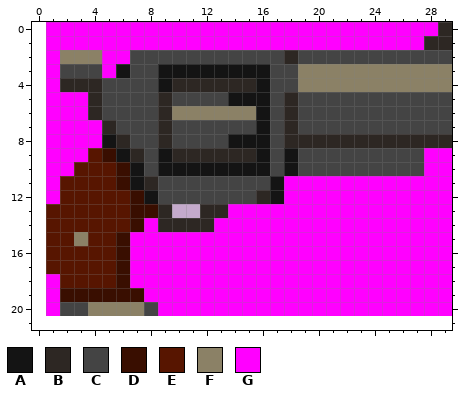
One commit to this pixel-art sprite: DirectX11_2D_YooJaeJun/Contents/Images/EnterTheGungeon/Enemy_0/Weapon_0.png. Above is the file before it was changed.
The file is 29x21 pixels. The old version is drawn lined up with the new one, on the new canvas.
Palette (. is transparent): A #141414  B #2d2723  C #444444  D #390e00  E #571500  F #8b8166  G #ff00ff
Pixels before, first column x 1:
 0 GGGGGGGGGGGGGGGGGGGGGGGGGGGGB
 1 GGGGGGGGGGGGGGGGGGGGGGGGGGGBB
 2 GFFFGGCCCCCCCCCCCBCCCCCCCCCCC
 3 GCCCGACCAAAAAAAACCFFFFFFFFFFF
 4 GBBBCCCCABBBBBBACCFFFFFFFFFFF
 5 GGGBCCCCBCCCCAAACBCCCCCCCCCCC
 6 GGGBCCCCBFFFFFFACBCCCCCCCCCCC
 7 GGGGBCCCBCCCCCCACBCCCCCCCCCCC
 8 GGGGABCCBCCCCAAACBBBBBBBBBBBB
 9 GGGEDABCABBBBBBACACCCCCCCCCGG
10 GGEEEDACAAAAAAAACACCCCCCCCCGG
11 GEEEEDABCCCCCCCCAGGGGGGGGGGGG
12 GEEEEEDACCCCCCCBAGGGGGGGGGGGG
13 EEEEEEDDB..BBGGGGGGGGGGGGGGGG
14 EEEEEEDGBBBBGGGGGGGGGGGGGGGGG
15 EEFEEDGGGGGGGGGGGGGGGGGGGGGGG
16 EEEEEDGGGGGGGGGGGGGGGGGGGGGGG
17 EEEEEDGGGGGGGGGGGGGGGGGGGGGGG
18 GEEEEDGGGGGGGGGGGGGGGGGGGGGGG
19 GDDDDDDGGGGGGGGGGGGGGGGGGGGGG
20 GCCFFFFCGGGGGGGGGGGGGGGGGGGGG
Once edited:
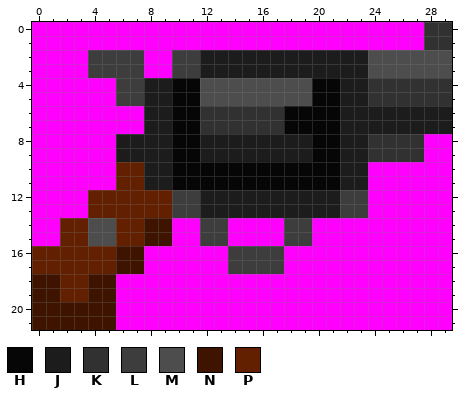
Colours new in this view: H #060606  J #1c1c1c  K #313131  L #3d3d3d  M #4d4d4d  N #3e1400  P #622000
Change:
canvas 29x21 -> 30x22, the old top-left corner now at 1,0
y 0: x 0 . -> G; x 28..29 GB -> KK
y 1: x 0 . -> G; x 28..29 BB -> KK
y 2: x 0 . -> G; x 2..29 FFFGGCCCCCCCCCCCBCCCCCCCCCCC -> GGLLLLGGLLJJJJJJJJJJJJMMMMMM
y 3: x 0 . -> G; x 2..29 CCCGACCAAAAAAAACCFFFFFFFFFFF -> GGLLLLGGLLJJJJJJJJJJJJMMMMMM
y 4: x 0 . -> G; x 2..29 BBBCCCCABBBBBBACCFFFFFFFFFFF -> GGGGLLJJHHMMMMMMMMHHJJKKKKKK
y 5: x 0 . -> G; x 4..29 BCCCCBCCCCAAACBCCCCCCCCCCC -> GGLLJJHHMMMMMMMMHHJJKKKKKK
y 6: x 0 . -> G; x 4..29 BCCCCBFFFFFFACBCCCCCCCCCCC -> GGGGJJHHKKKKKKHHHHJJJJJJJJ
y 7: x 0 . -> G; x 5..29 BCCCBCCCCCCACBCCCCCCCCCCC -> GGGJJHHKKKKKKHHHHJJJJJJJJ
y 8: x 0 . -> G; x 5..29 ABCCBCCCCAAACBBBBBBBBBBBB -> GJJJJHHJJJJJJJJHHJJKKKKGG
y 9: x 0 . -> G; x 4..27 EDABCABBBBBBACACCCCCCCCC -> GGJJJJHHJJJJJJJJHHJJKKKK
y 10: x 0 . -> G; x 3..27 EEEDACAAAAAAAACACCCCCCCCC -> GGGPPJJHHHHHHHHHHHHJJGGGG
y 11: x 0 . -> G; x 2..23 EEEEDABCCCCCCCCAGGGGGG -> GGGGPPJJHHHHHHHHHHHHJJ
y 12: x 0 . -> G; x 2..23 EEEEEDACCCCCCCBAGGGGGG -> GGPPPPPPLLJJJJJJJJJJLL
y 13: x 0..23 .EEEEEEDDB..BBGGGGGGGGGG -> GGGGPPPPPPLLJJJJJJJJJJLL
y 14: x 0..13 .EEEEEEDGBBBBG -> GGPPMMPPNNGGLL; x 18..19 GG -> LL
y 15: x 0..9 .EEFEEDGGG -> GGPPMMPPNN; x 12..13 GG -> LL; x 18..19 GG -> LL
y 16..17: x 0..7 .EEEEEDG -> PPPPPPNN; x 14..17 GGGG -> LLLL
y 18: x 0..6 .GEEEED -> NNPPNNG
y 19: x 0..7 .GDDDDDD -> NNPPNNGG
y 20: x 0..8 .GCCFFFFC -> NNNNNNGGG
y 21: x 0..29 .............................. -> NNNNNNGGGGGGGGGGGGGGGGGGGGGGGG
Pixel boxes of the changes (left, top, right, bottom) in both pictures:
changed: (32, 22, 452, 330)
